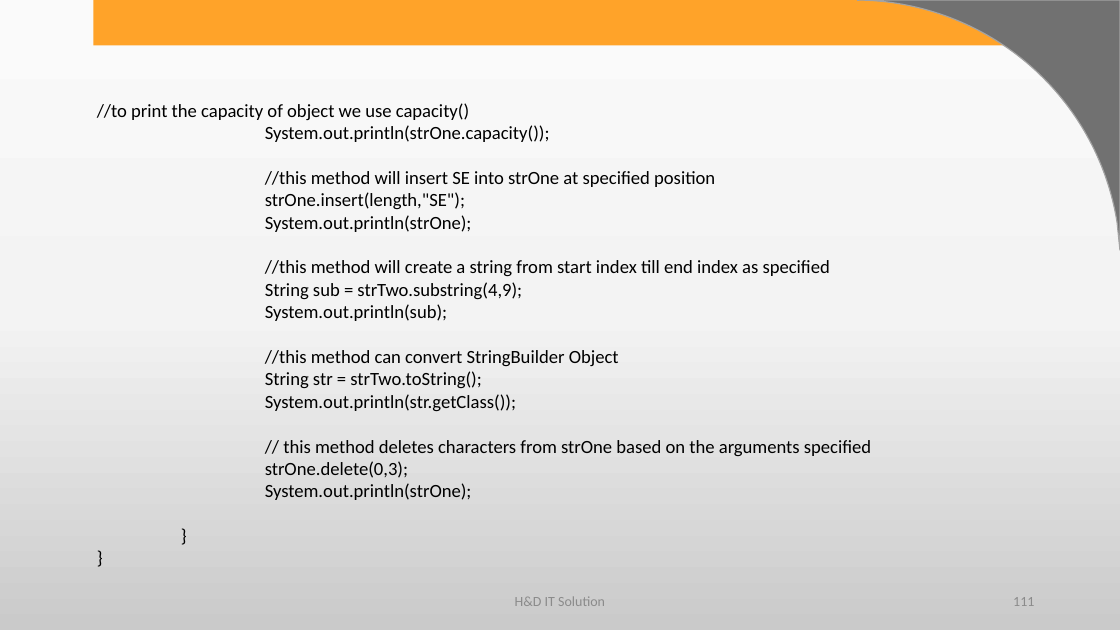
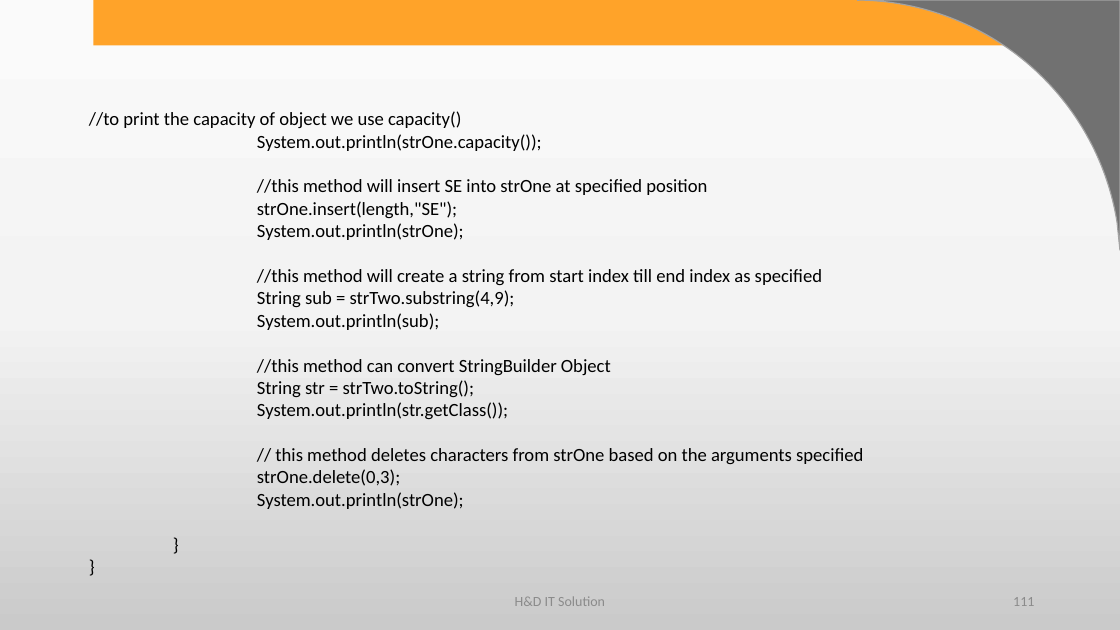
Before and after one commit to harshadasawant/infinite_code, a slide deck: slide 111 of ppt/JAVA syllabus.pptx. Drawn at 1120x630 pixels with LibreOffice and Linux fonts; fonts in the diff are those of the drawing; background and template pictures are left out. Boxes give left, top, right and bottom in pixels: in the first picture for what was removed or moved away, otherwise in the second. Text is boxed around its words. In the diff, an @@ line names an element or a change of style, - is before the commit and + after.

```diff
--- a/ppt/JAVA syllabus.pptx
+++ b/ppt/JAVA syllabus.pptx
@@ text "//to print the capacity of ...": place and size @@
-text "//to print the capacity of ..." at (97, 103, 871, 500)
+text "//to print the capacity of ..." at (89, 111, 863, 509)
```
Also in this commit, not shown: 3 other slides changed, 130 slides added, 2 other files.
